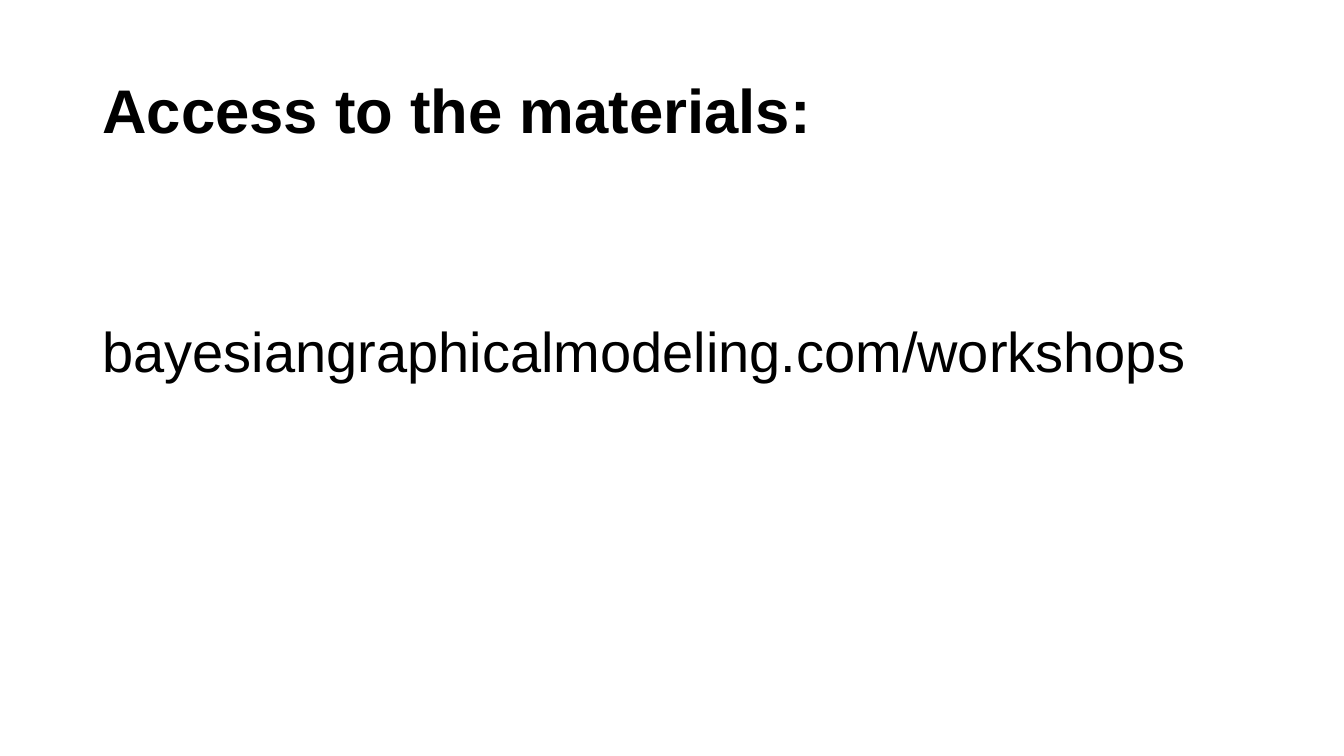
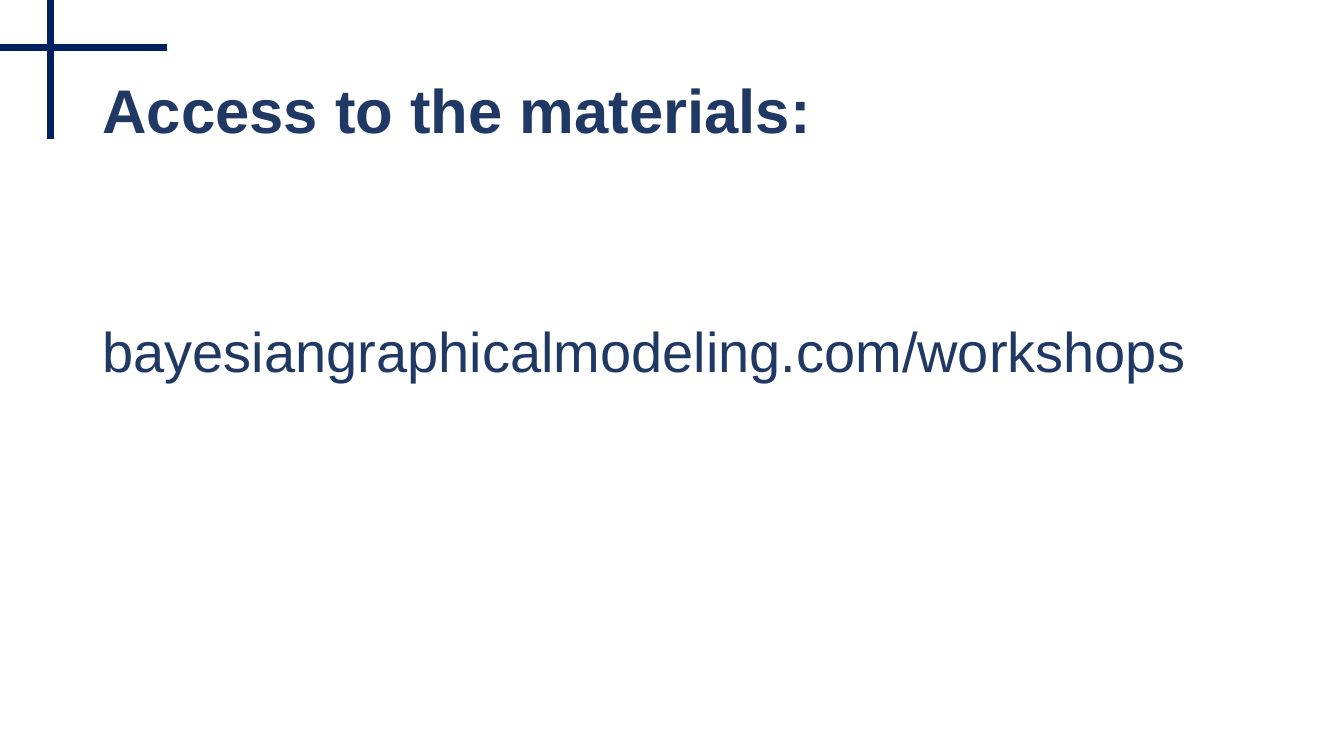
Before and after one commit to Bayesian-Graphical-Modelling-Lab/BGM_Workshops, a slide deck: slide 19 of 2_Tutorial/Part III - Tutorial.pptx (slide 18 before the commit). Drawn at 1344x756 pixels with LibreOffice and Linux fonts; fonts in the diff are those of the drawing. Boxes give left, top, right and bottom in pixels: in the first picture for what was removed or moved away, otherwise in the second. Text is boxed around its words. In the diff, an @@ line names an element or a change of style, - is before the commit and + after.

```diff
--- a/2_Tutorial/Part III - Tutorial.pptx
+++ b/2_Tutorial/Part III - Tutorial.pptx
@@ line added from (50, 0) to (50, 139), #002060 4.5 pt @@
@@ line added from (0, 47) to (166, 47), #002060 4.5 pt @@
@@ title "Access to the materials:" at bbox=[102, 88, 811, 134]: text colour #000000 to #203864 @@
@@ text "bayesiangraphicalmodeling.com/workshops" at bbox=[102, 331, 1185, 381]: text colour #000000 to #203864 @@
```
Also in this commit, not shown: 18 other slides changed, 1 slide added, 1 other file.
